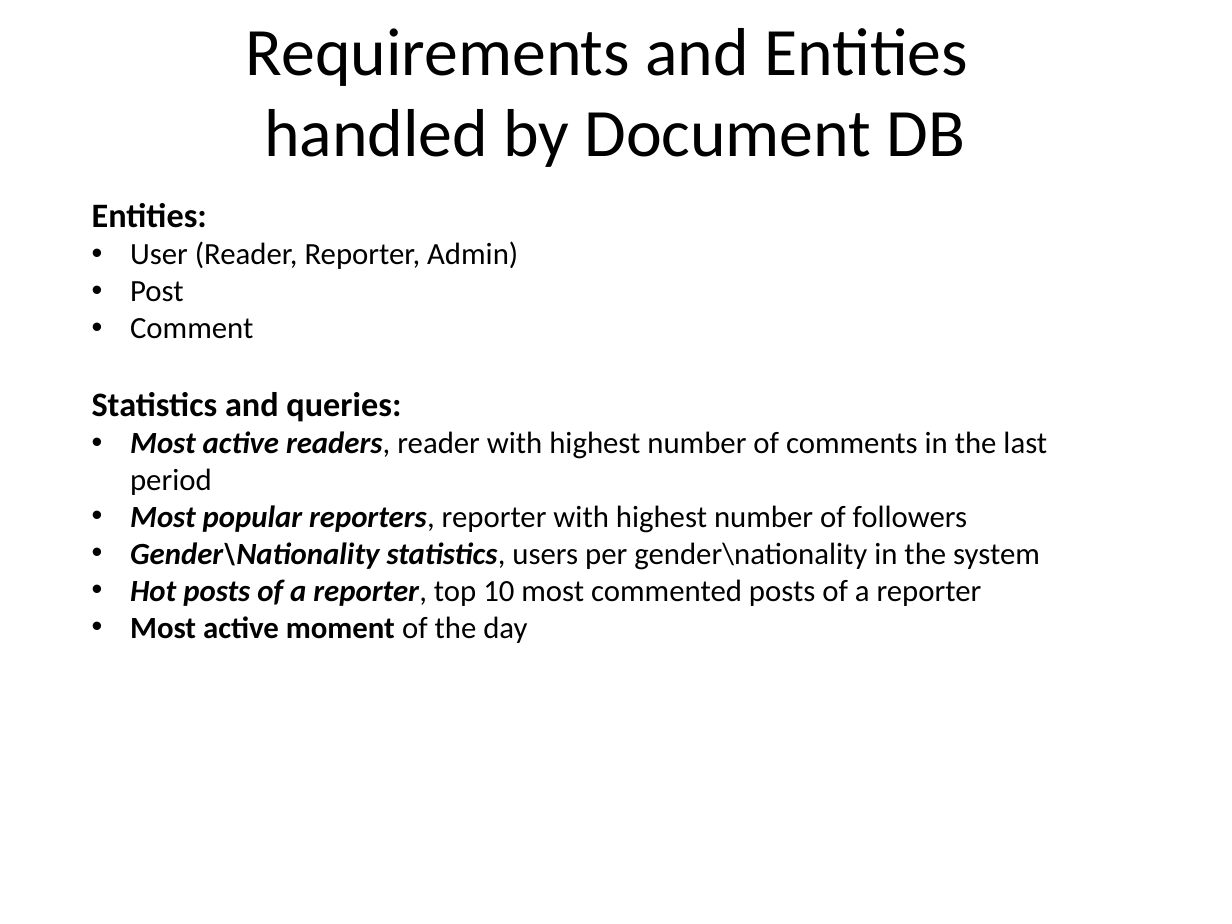
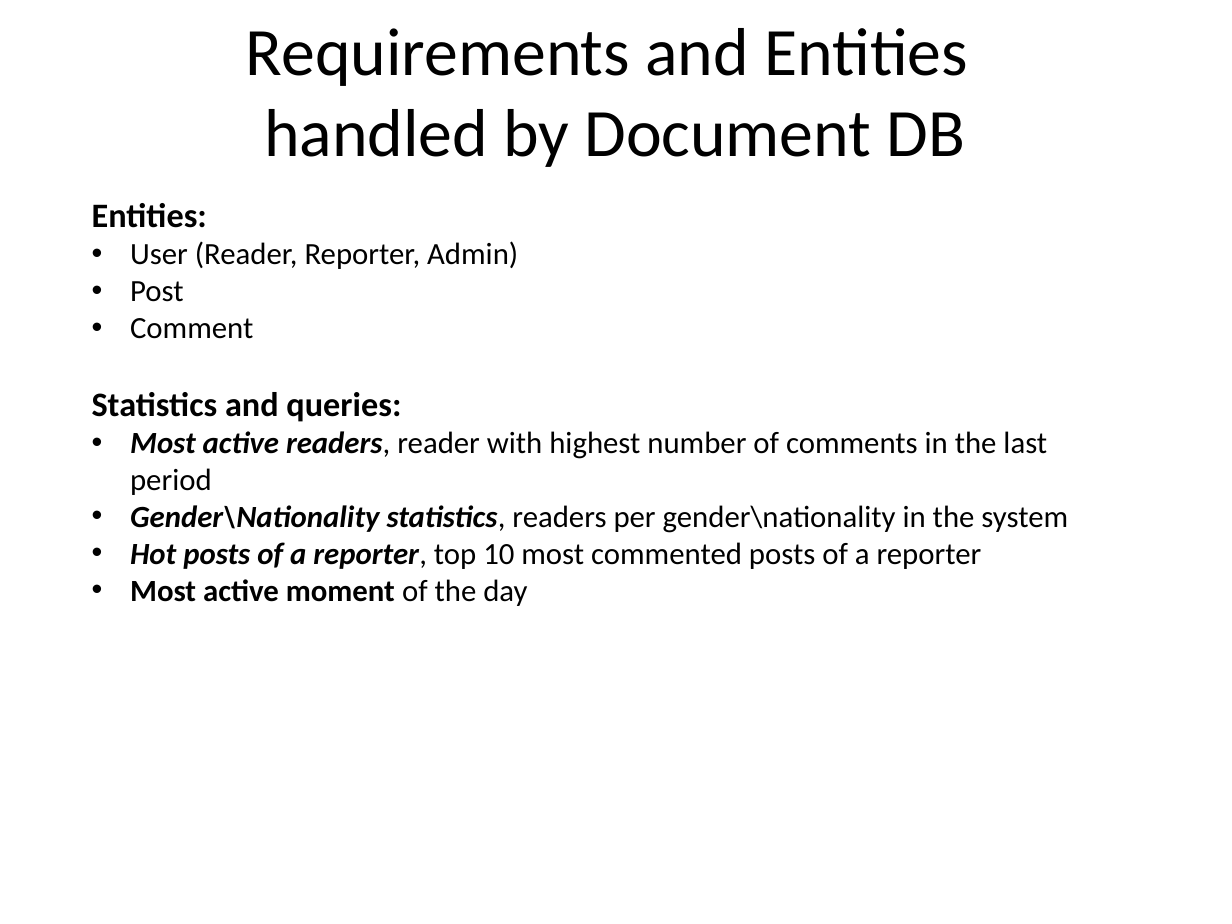
Before and after one commit to MatteBiondi/LSMSD_SocialNews, a slide deck: slide 6 of Docs/Project Proposal.pptx. Drawn at 1232x924 pixels with LibreOffice and Linux fonts; fonts in the diff are those of the drawing; background and template pictures are left out. Boxes give left, top, right and bottom in pixels: in the first picture for what was removed or moved away, otherwise in the second. Text is boxed around its words. In the diff, an @@ line names an element or a change of style, - is before the commit and + after.

```diff
--- a/Docs/Project Proposal.pptx
+++ b/Docs/Project Proposal.pptx
@@ text at [130,505,1068,533]: text changed @@
-• Most popular reporters, reporter with highest number of followers
-• Gender\Nationality statistics, users per gender\nationality in the system
+• Gender\Nationality statistics, readers per gender\nationality in the system
```
Also in this commit, not shown: 2 other slides changed.
